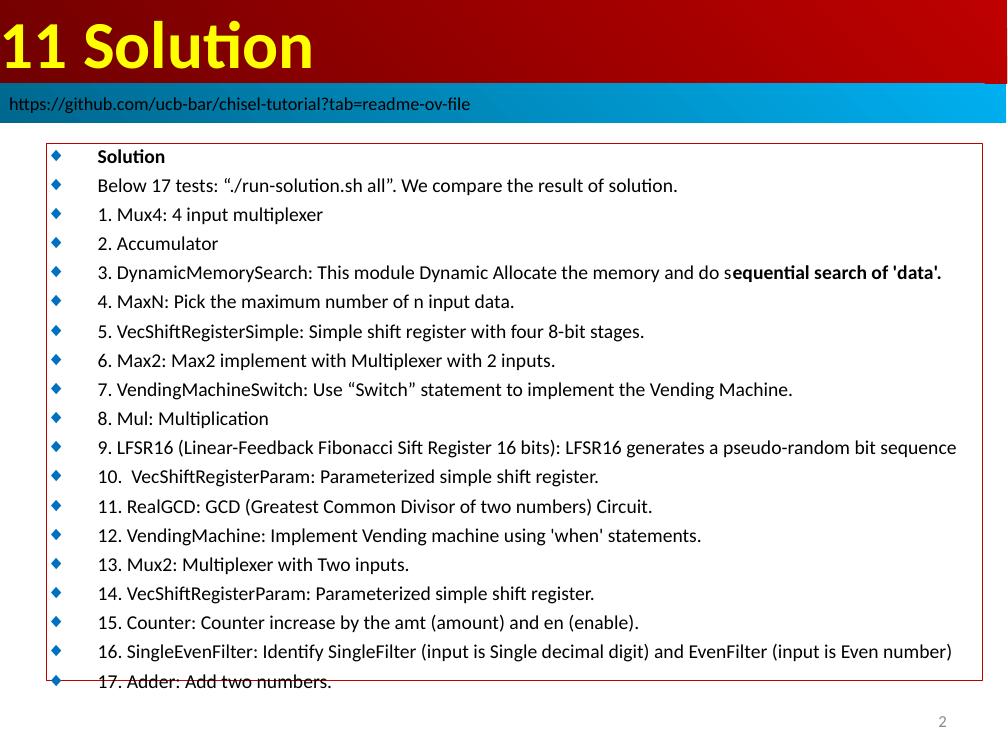
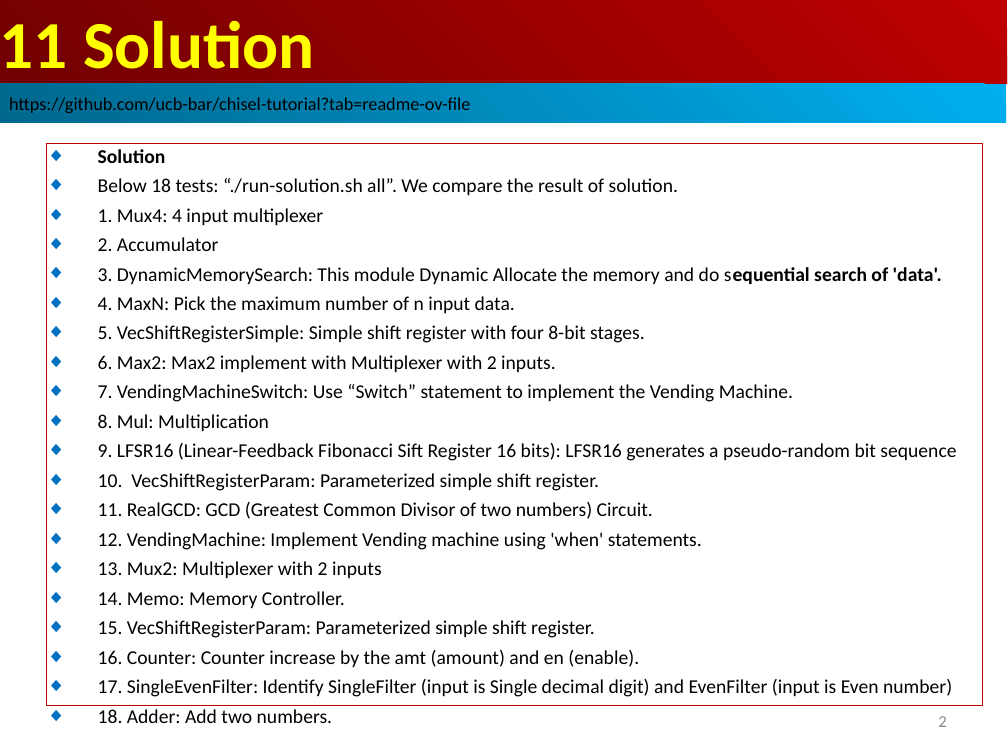
Before and after one commit to peterhchen/AIU_CS800_Chisel, a slide deck: slide 2 of 600_UCB_Chisel/011_Run_All_Solutions/000_Video/011_Solution.ppt. Drawn at 1008x756 pixels with LibreOffice and Linux fonts; fonts in the diff are those of the drawing. Boxes give left, top, right and bottom in pixels: in the first picture for what was removed or moved away, otherwise in the second. Text is boxed around its words. In the diff, an @@ line names an element or a change of style, - is before the commit and + after.

```diff
--- a/600_UCB_Chisel/011_Run_All_Solutions/000_Video/011_Solution.ppt
+++ b/600_UCB_Chisel/011_Run_All_Solutions/000_Video/011_Solution.ppt
@@ rectangle "Solution": place and size @@
-rectangle "Solution" at <box>46,143,983,680</box>
+rectangle "Solution" at <box>46,143,983,706</box>
@@ text in rectangle at <box>98,178,678,195</box>: text changed @@
-◆ Below 17 tests: “./run-solution.sh all”. We compare the result of solution.
+◆ Below 18 tests: “./run-solution.sh all”. We compare the result of solution.
@@ text in rectangle at <box>98,561,952,697</box>: text changed @@
-◆ 13. Mux2: Multiplexer with Two inputs.
-◆ 14. VecShiftRegisterParam: Parameterized simple shift register.
-◆ 15. Counter: Counter increase by the amt (amount) and en (enable).
-◆ 16. SingleEvenFilter: Identify SingleFilter (input is Single decimal digit) and EvenFilter (input is Even number)
-◆ 17. Adder: Add two numbers.
+◆ 13. Mux2: Multiplexer with 2 inputs
+◆ 14. Memo: Memory Controller.
+◆ 15. VecShiftRegisterParam: Parameterized simple shift register.
+◆ 16. Counter: Counter increase by the amt (amount) and en (enable).
+◆ 17. SingleEvenFilter: Identify SingleFilter (input is Single decimal digit) and EvenFilter (input is Even number)
+◆ 18. Adder: Add two numbers.
```
